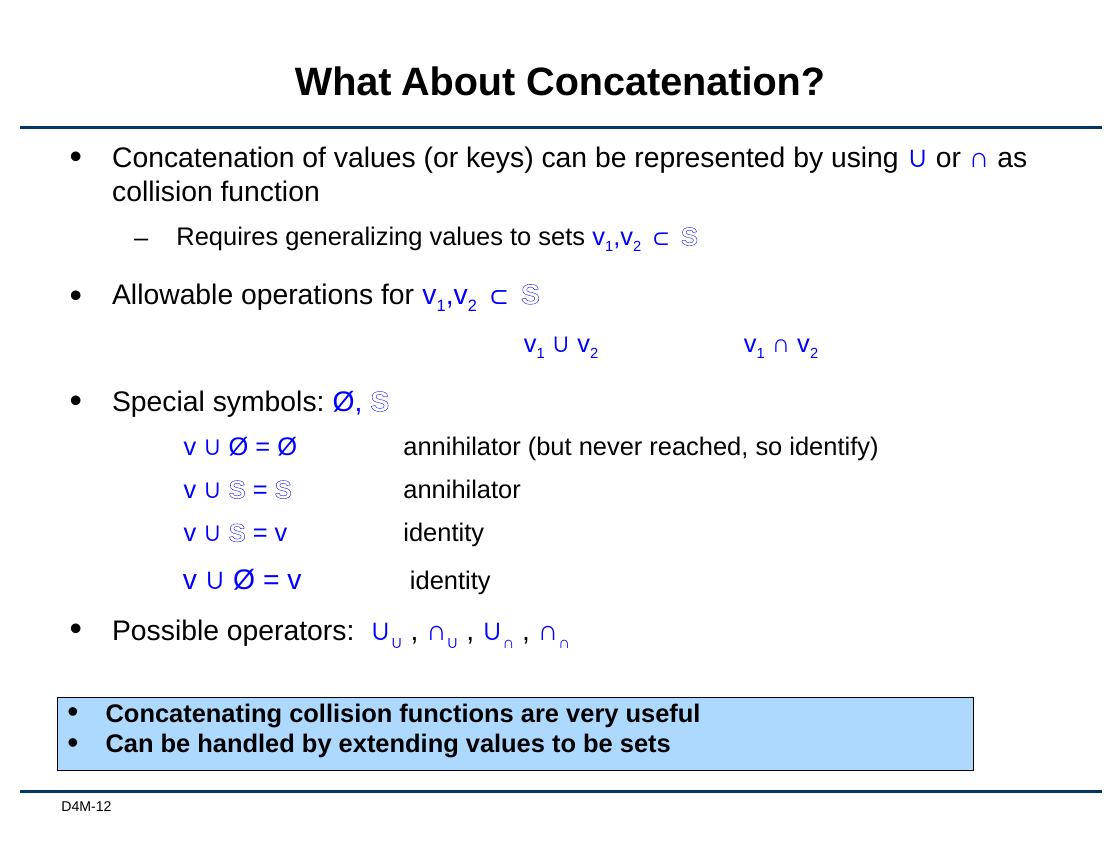
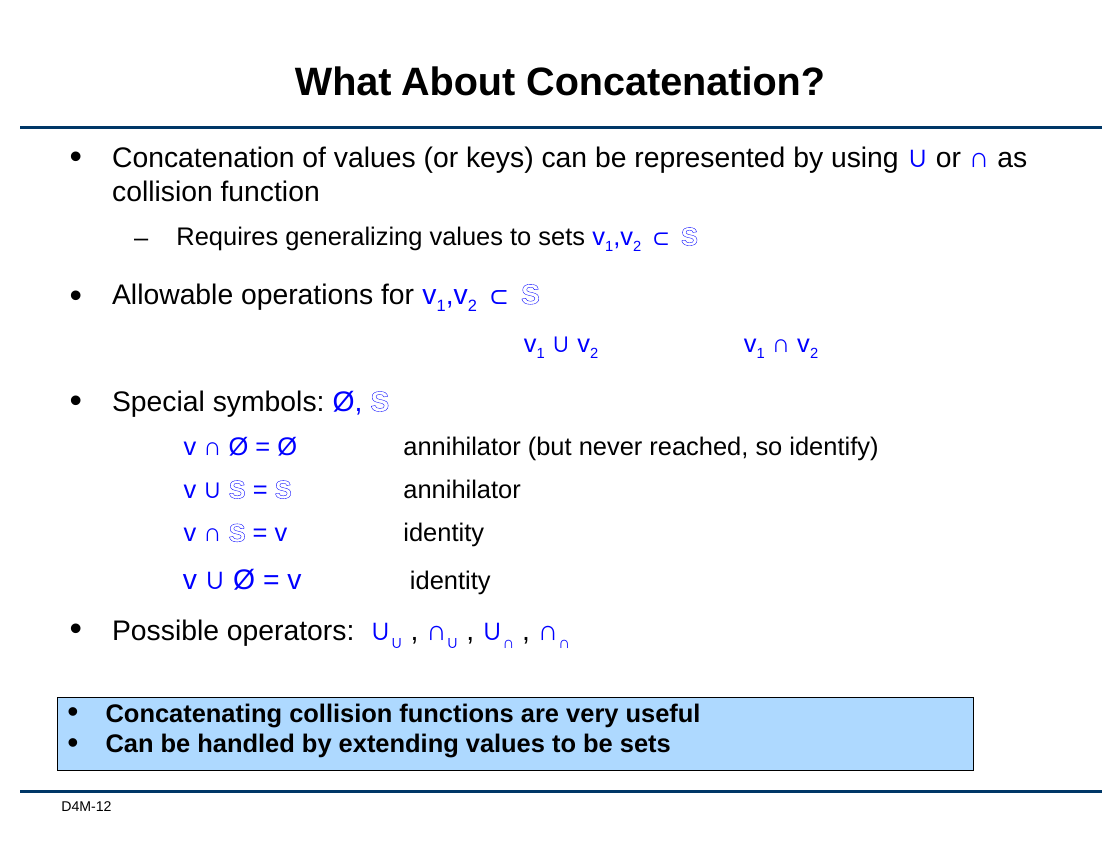
Before and after one commit to Accla/d4m, a slide deck: slide 12 of docs/Lec02-GroupTheory.pptx. Drawn at 1120x865 pixels with LibreOffice and Linux fonts; fonts in the diff are those of the drawing; background and template pictures are left out. Boxes give left, top, right and bottom in pixels: in the first picture for what was removed or moved away, otherwise in the second. Text is boxed around its words. In the diff, an @@ line names an element or a change of style, - is before the commit and + after.

Commit message:
minor fixes

```diff
--- a/docs/Lec02-GroupTheory.pptx
+++ b/docs/Lec02-GroupTheory.pptx
@@ text at (x1=184, y1=436, x2=878, y2=460): text changed @@
-  v ∪ Ø = Ø annihilator (but never reached, so identify)
+  v ∩ Ø = Ø annihilator (but never reached, so identify)
@@ text at (x1=184, y1=522, x2=484, y2=547): text changed @@
-  v ∪ S = v identity
+  v ∩ S = v identity
```
Also in this commit, not shown: 1 other slide changed.
